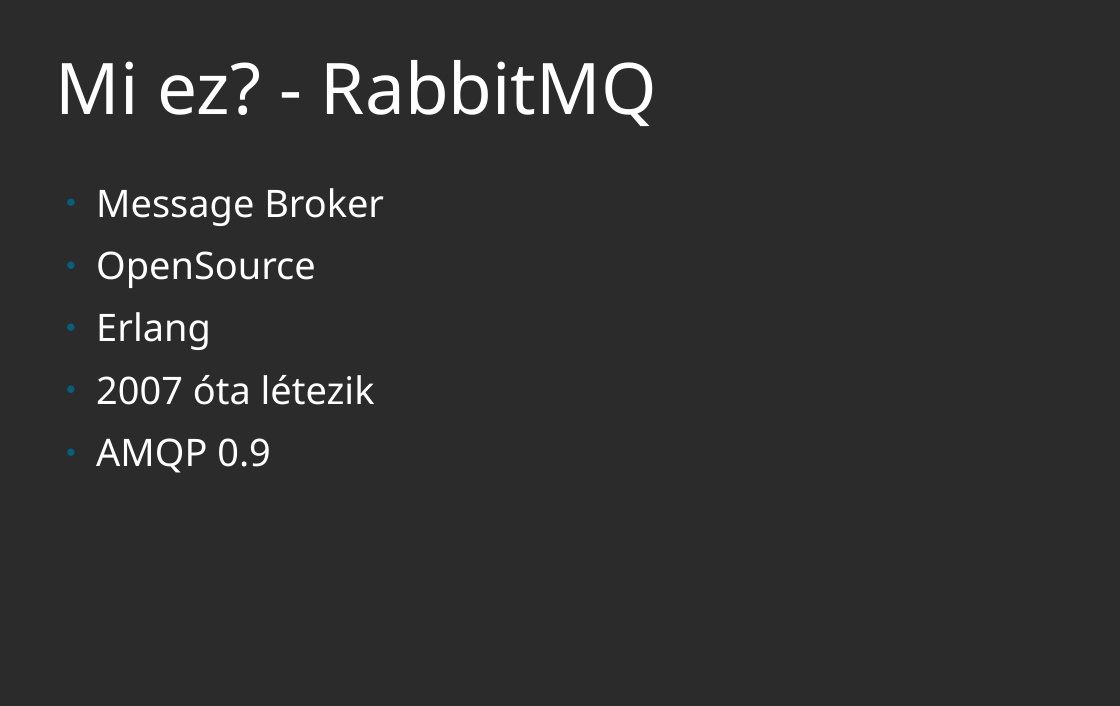
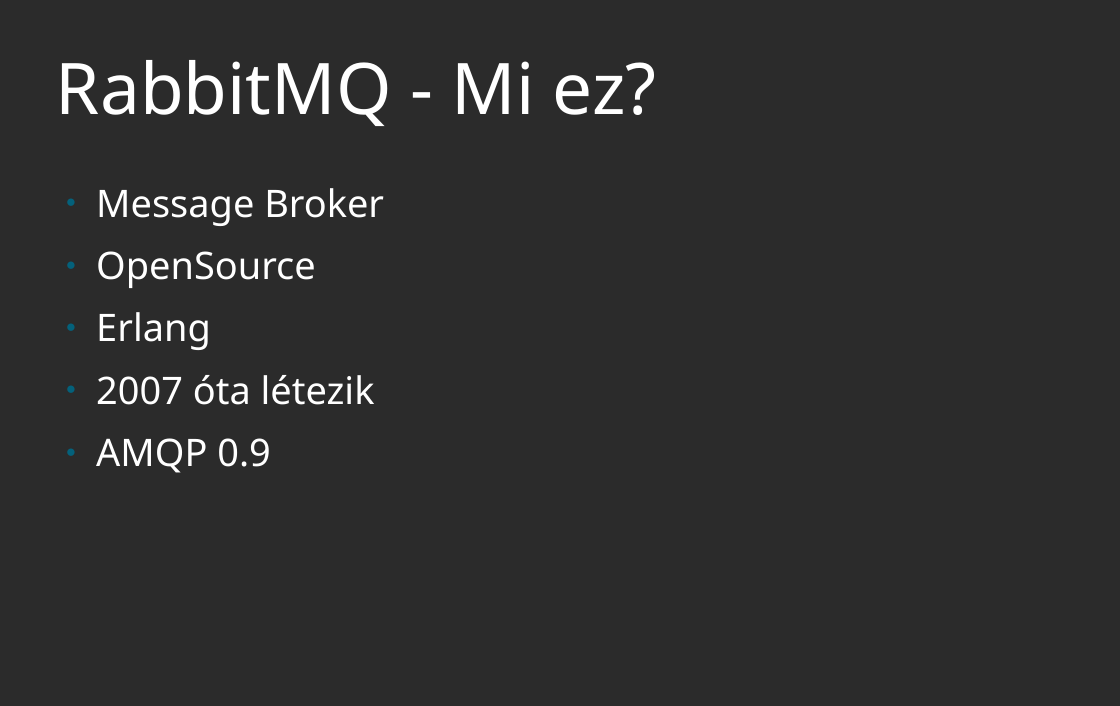
Before and after one commit to Havasjethi/RMQ, a slide deck: slide 2 of AMQP_RabbitMQ.odp. Drawn at 1120x706 pixels with LibreOffice and Linux fonts; fonts in the diff are those of the drawing; background and template pictures are left out; a plain dark background stands for a picture behind light text. Boxes give left, top, right and bottom in pixels: in the first picture for what was removed or moved away, otherwise in the second. Text is boxed around its words. In the diff, an @@ line names an element or a change of style, - is before the commit and + after.

```diff
--- a/AMQP_RabbitMQ.odp
+++ b/AMQP_RabbitMQ.odp
@@ title at [56, 60, 657, 126]: text changed @@
-Mi ez? - RabbitMQ
+RabbitMQ - Mi ez?
```
Also in this commit, not shown: 9 other slides changed, 1 slide added, 2 slides removed.
